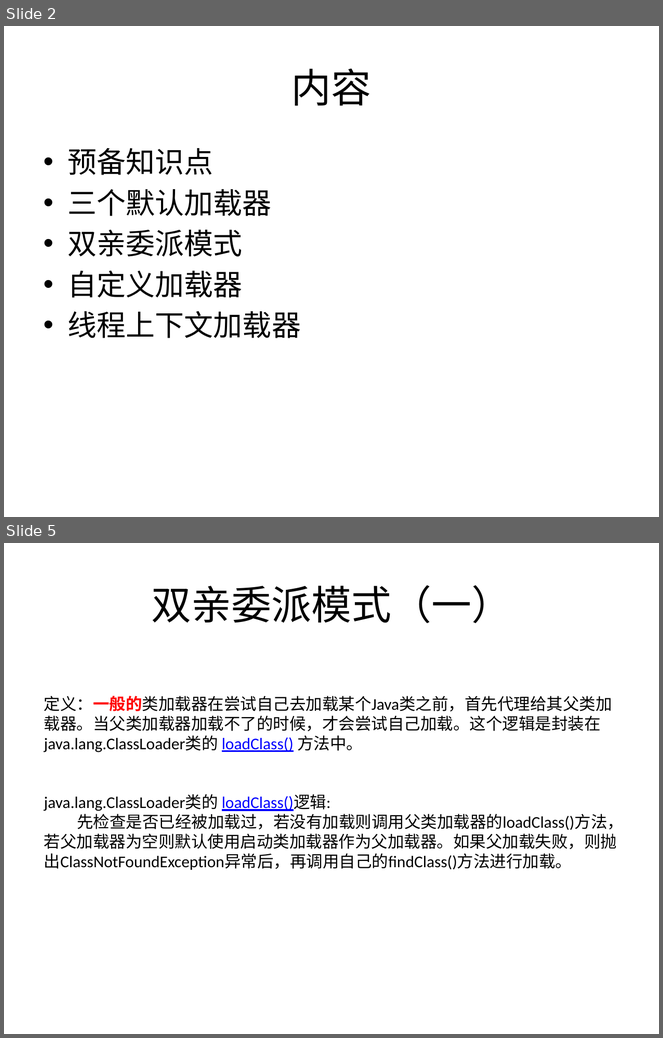
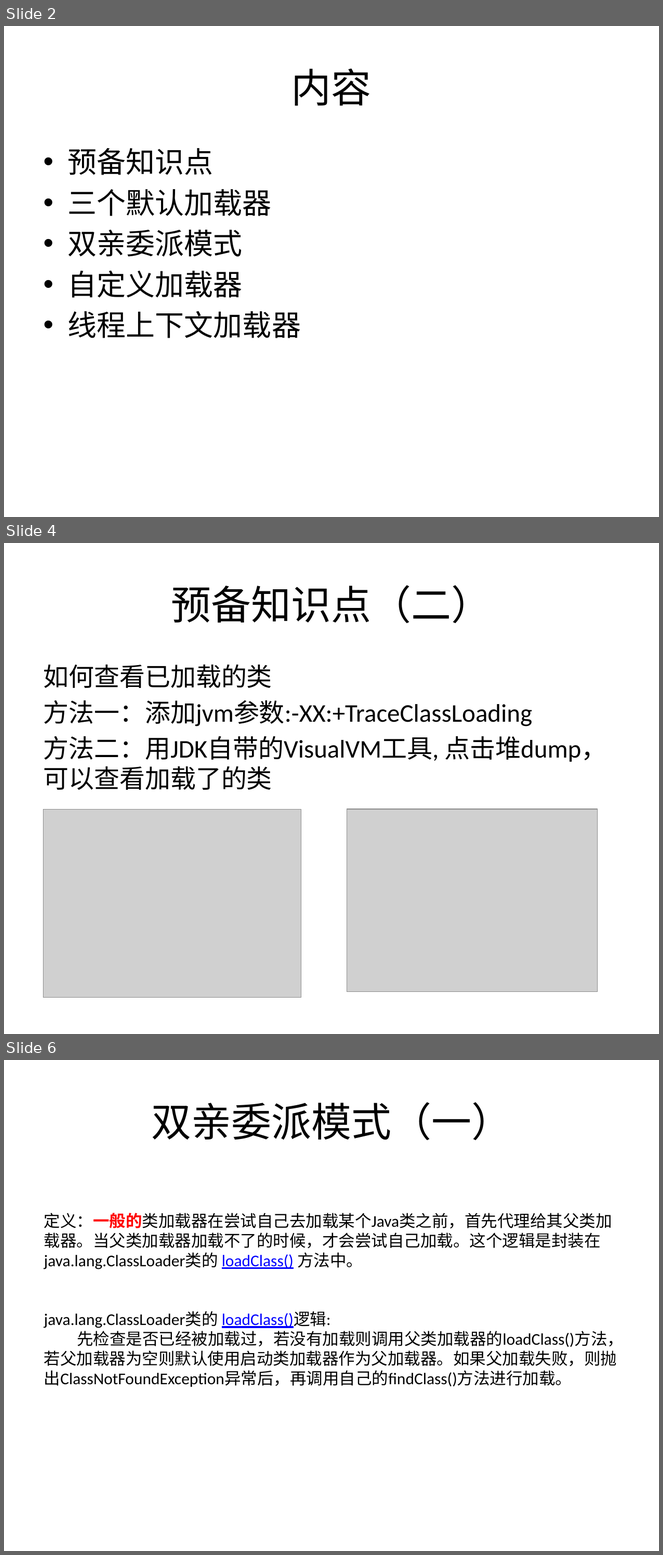
Before and after one commit to liuendy/practice, a slide deck: classLoader/类加载总结.pptx. Shown one above the other, each under a label of ours: slides 2 and 5 before the commit, slides 2, 4 and 6 after it; the slides between them are not shown. The pictures are 663x1038 and 663x1555 pixels, drawn with LibreOffice and Linux fonts; fonts in the diff are those of the drawing; grey boxes stand for pictures. Boxes give left, top, right and bottom in pixels: in the first picture for what was removed or moved away, otherwise in the second. Text is boxed around its words. In the diff, an @@ line names an element or a change of style, - is before the commit and + after.

```diff
--- a/classLoader/类加载总结.pptx
+++ b/classLoader/类加载总结.pptx
@@ slide 4 added at (4, 543, 659, 1034), background #FFFFFF @@
@@ title added at (171, 585, 492, 623), 44 pt, text #000000 @@
+预备知识点（二）
@@ text added at (44, 664, 607, 790), 28 pt, text #000000 @@
+如何查看已加载的类
+方法一：添加jvm参数:-XX:+TraceClassLoading
+方法二：用JDK自带的VisualVM工具, 点击堆dump，可以查看加载了的类
@@ picture added at (44, 809, 301, 997) @@
@@ picture added at (347, 809, 598, 992) @@
@@ what was slide 5 is now slide 6 @@
```
Also in this commit, not shown: 4 slides changed, 2 other slides added, 2 slides removed, 1 other file.
